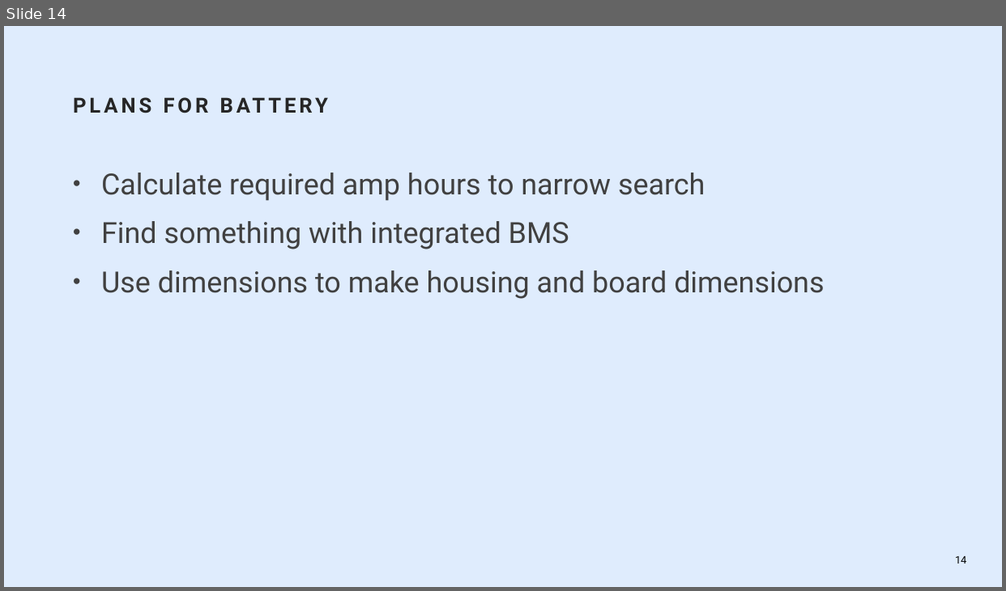
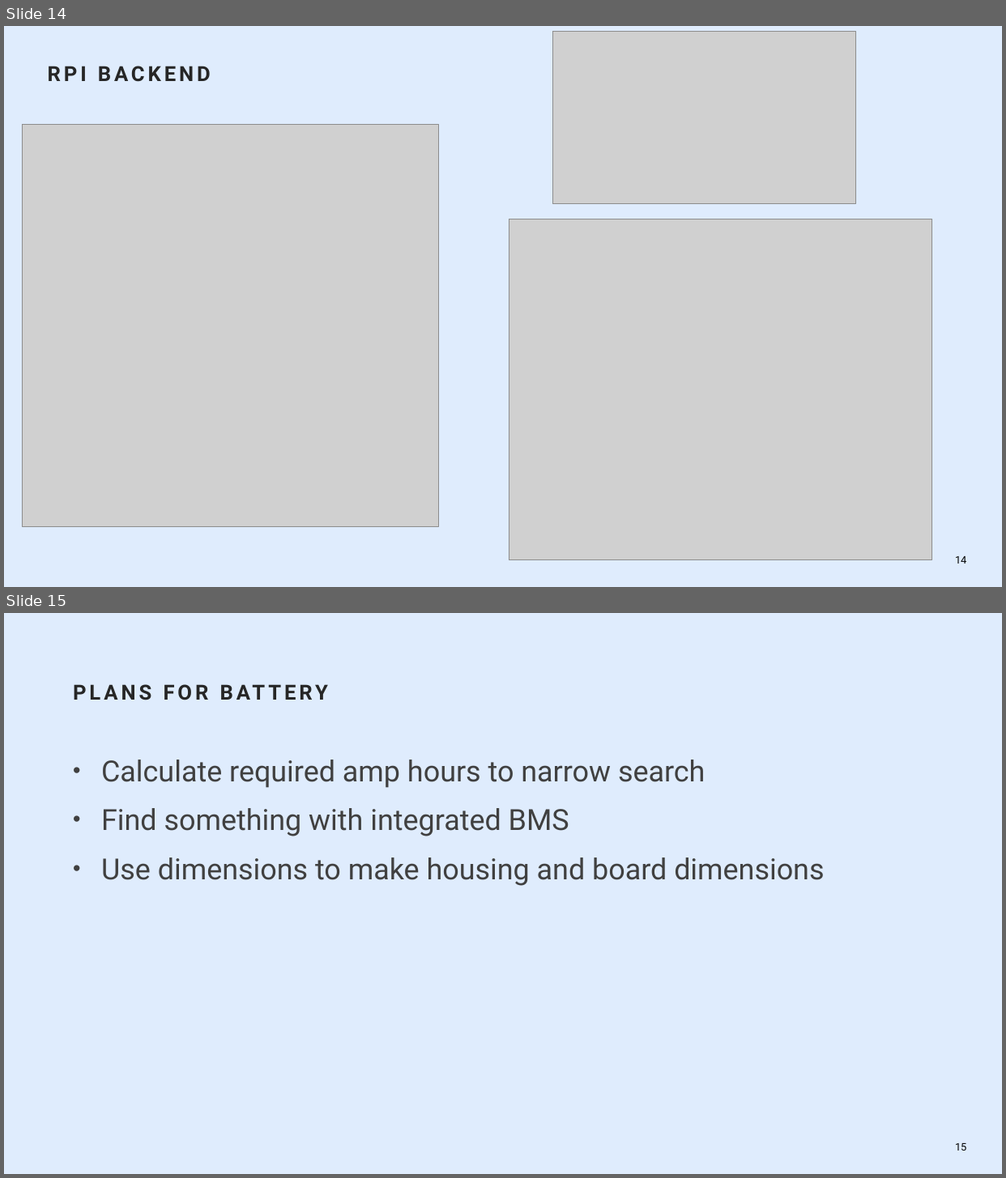
Before and after one commit to tylerwhite26/ECE_455_Brain_Stimulator, a slide deck: Presentations/Week_7_Presentation.pptx. Shown one above the other, each under a label of ours: slide 14 before the commit, slides 14 and 15 after it. The pictures are 1006x591 and 1006x1178 pixels, drawn with LibreOffice and Linux fonts; fonts in the diff are those of the drawing; grey boxes stand for pictures; background and template pictures are left out. Boxes give left, top, right and bottom in pixels: in the first picture for what was removed or moved away, otherwise in the second. Text is boxed around its words. In the diff, an @@ line names an element or a change of style, - is before the commit and + after.

```diff
--- a/Presentations/Week_7_Presentation.pptx
+++ b/Presentations/Week_7_Presentation.pptx
@@ slide 14 added at [4,26,1002,587], background #DFECFD @@
@@ picture added at [552,31,856,204] @@
@@ title added at [48,66,211,82], 20 pt, text #262626, bold @@
+RPI BACKEND
@@ picture added at [23,125,439,527] @@
@@ picture added at [509,219,932,561] @@
@@ page number added at [955,557,966,564], 10 pt, text #000000 @@
+14
@@ what was slide 14 is now slide 15 @@
@@ page number at [955,1144,966,1151]: text changed @@
-14
+15
```
Also in this commit, not shown: 1 slide changed, 1 other slide added, 1 slide removed.
